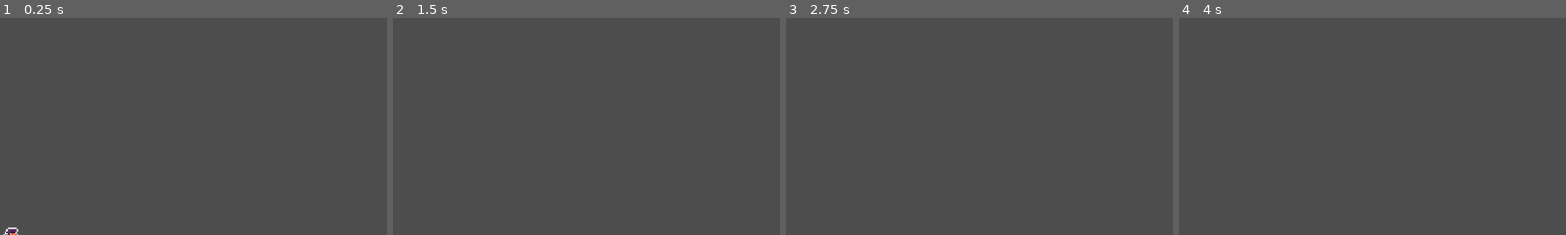
Above: before the commit, frames 1-4 (left to right).
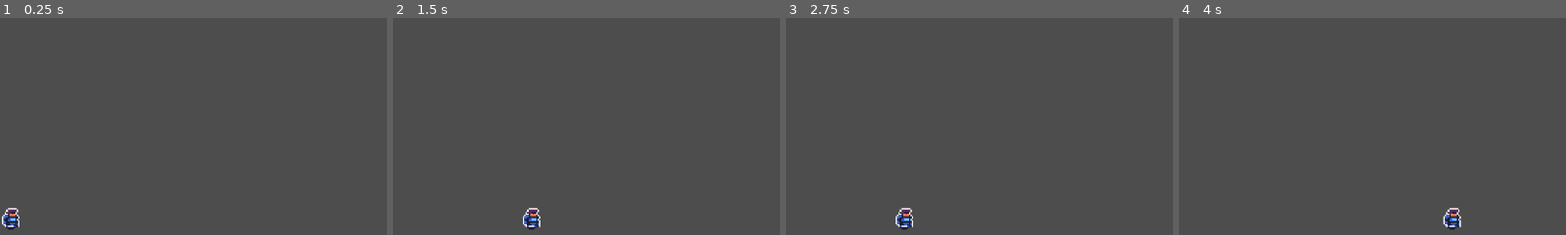
Above: after the commit, the same moments.

Repository: TakeCower/GodotGame1
Game: Godot game, scene res://Player/character_body_2d.tscn
Same seed, same stepped clock (60 frames per second), same inputs: the game is played once before the commit and once after it.
Inputs:
- Up to frame 1 (0.25 s): no input
- Up to frame 2 (1.5 s): tap Enter (ui_accept) at 0.5, 0.6, 0.77, 1.07, 1.35 s; hold Right (ui_right) from 0.53 s (still down)
- Up to frame 3 (2.75 s): tap Enter (ui_accept) at 1.52, 1.82, 2.1 s; release Right (ui_right) at 2.03 s; hold Left (ui_left) from 2.03 s (still down)
- Up to frame 4 (4 s): release Left (ui_left) at 2.78 s; hold Right (ui_right) from 2.78 s (still down); tap Enter (ui_accept) at 2.85, 3.02, 3.32, 3.6, 3.77 s
The pictures show only the part of the screen within x 0-50%, y 50-100%; the shares and areas given below are measured in that part.

The runs differ from the first frame. In frame 1, 0.5% of the frame differs, in the area x 0-6%, y 87-100%; in frame 2, 0.4%; in frame 3, 0.4%; in frame 4, 0.4%.

Commit message:
walk_mod
он теперь ходит

Diff:
--- a/Player/character_body_2d.gd
+++ b/Player/character_body_2d.gd
@@ -1,25 +1,25 @@
-extends CharacterBody2D
+extends CharacterBody2D  # Используем CharacterBody2D
 
+# Скорость передвижения персонажа
+var speed = 200
 
-const SPEED = 300.0
-const JUMP_VELOCITY = -400.0
+func _process(delta):
+	# Создаем новый вектор скорости
+	var direction = Vector2()
 
+	# Получаем ввод от игрока
+	if Input.is_action_pressed("ui_right"):
+		direction.x += 1
+	if Input.is_action_pressed("ui_left"):
+		direction.x -= 1
+	if Input.is_action_pressed("ui_down"):
+		direction.y += 1
+	if Input.is_action_pressed("ui_up"):
+		direction.y -= 1
 
-func _physics_process(delta: float):
-	# Add the gravity.
-	if not is_on_floor():
-		velocity += get_gravity() * delta
+	# Нормализуем вектор направления и умножаем на скорость
+	direction = direction.normalized() * speed
 
-	# Handle jump.
-	if Input.is_action_just_pressed("ui_accept") and is_on_floor():
-		velocity.y = JUMP_VELOCITY
-
-	# Get the input direction and handle the movement/deceleration.
-	# As good practice, you should replace UI actions with custom gameplay actions.
-	var direction := Input.get_axis("ui_left", "ui_right")
-	if direction:
-		velocity.x = direction * SPEED
-	else:
-		velocity.x = move_toward(velocity.x, 0, SPEED)
-
-	move_and_slide()
+	# Двигаем персонажа
+	velocity = direction  # Устанавливаем внутреннюю переменную velocity
+	move_and_slide()  # Вызываем метод без параметров
Not shown: 1 places in menu.tscn that only renumber resources
Not shown, changed: а/hjvf.txt
